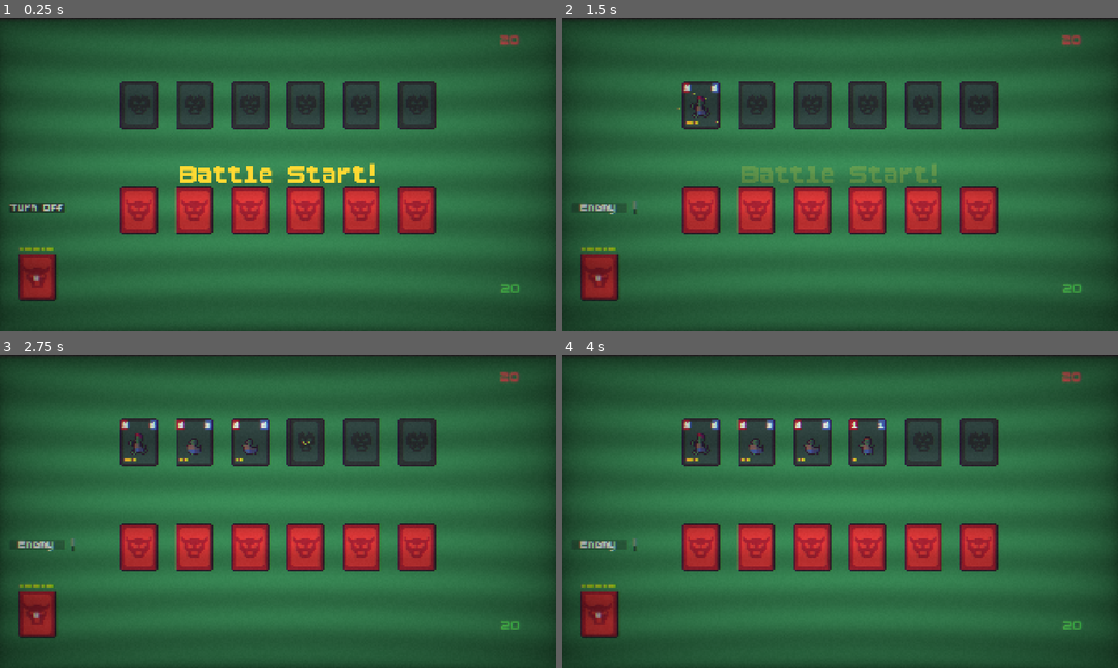
Above: before the commit, frames 1-4 (two rows, left to right).
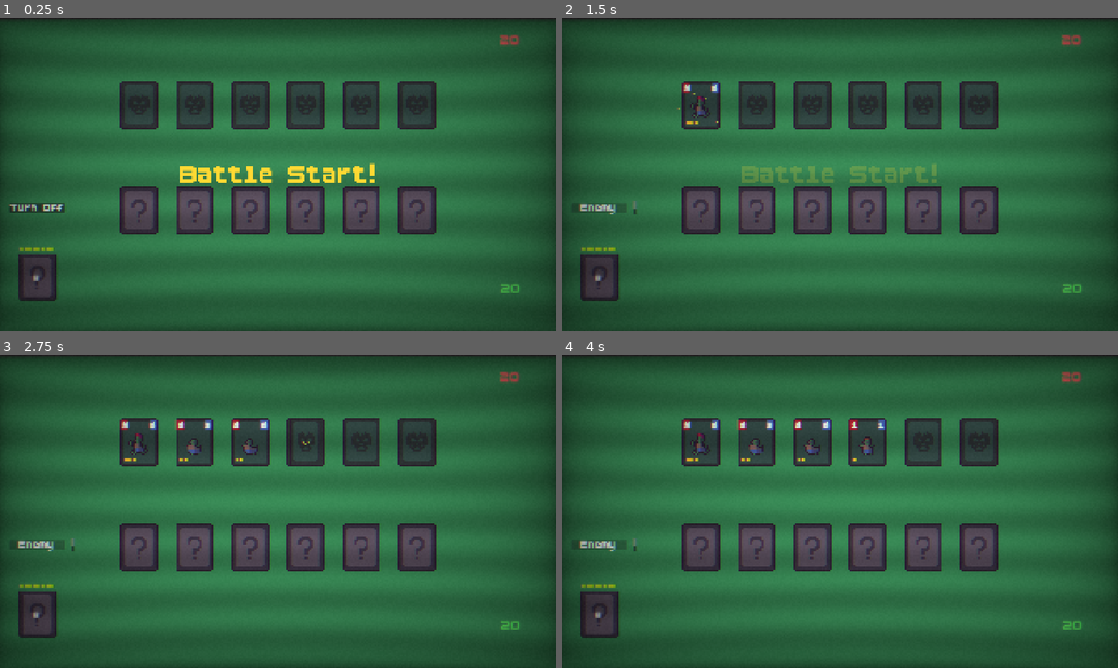
Above: after the commit, the same moments.

Repository: heerim0223/Godot-TCG
Game: Godot game, scene res://Scenes/Main.tscn
Same seed, same stepped clock (60 frames per second), same inputs: the game is played once before the commit and once after it.
Inputs (mouse positions are in pixels of both pictures, inside the frame that each line leads up to):
- Up to frame 1 (0.25 s): no input
- Up to frame 2 (1.5 s): click (600, 208) at 0.5 s; drag from (701, 105) to (600, 277) at 1.27 s
- Up to frame 3 (2.75 s): drag from (194, 442) to (38, 614) at 2.02 s
- Up to frame 4 (4 s): move the mouse to (812, 442) at 2.77 s; click (812, 442) at 2.92 s; click (600, 545) at 3.5 s

The runs differ from the first frame. In frame 1, 6.6% of the frame differs, in the area x 3-79%, y 54-90%; in frame 2, 6.6%; in frame 3, 6.6%; in frame 4, 6.6%.

Commit message:
fix: card health error

Diff:
--- a/Scripts/CardDatabase.gd
+++ b/Scripts/CardDatabase.gd
@@ -21,7 +21,7 @@
 	# Zombies
 	"Zombies_1": [1, 1, 1],
 	"Zombies_2": [3, 2, 2],
-	"Zombies_3": [5, 4, 4],
+	"Zombies_3": [4, 5, 4],
 	"Zombies_4": [4, 3, 3],
 
 	# Demons
--- a/Scripts/Deck.gd
+++ b/Scripts/Deck.gd
@@ -5,7 +5,7 @@
 const CARD_DRAW_SPEED = 0.2
 
 # Name of the faction folder under Assets/Cards to build the deck from (e.g. "Humans", "Orcs")
-@export var deck_faction: String = "Demons"
+@export var deck_faction: String = "Nomads"
 # How many copies of each of that faction's 4 cards to include
 @export var copies_per_card: int = 2
 
